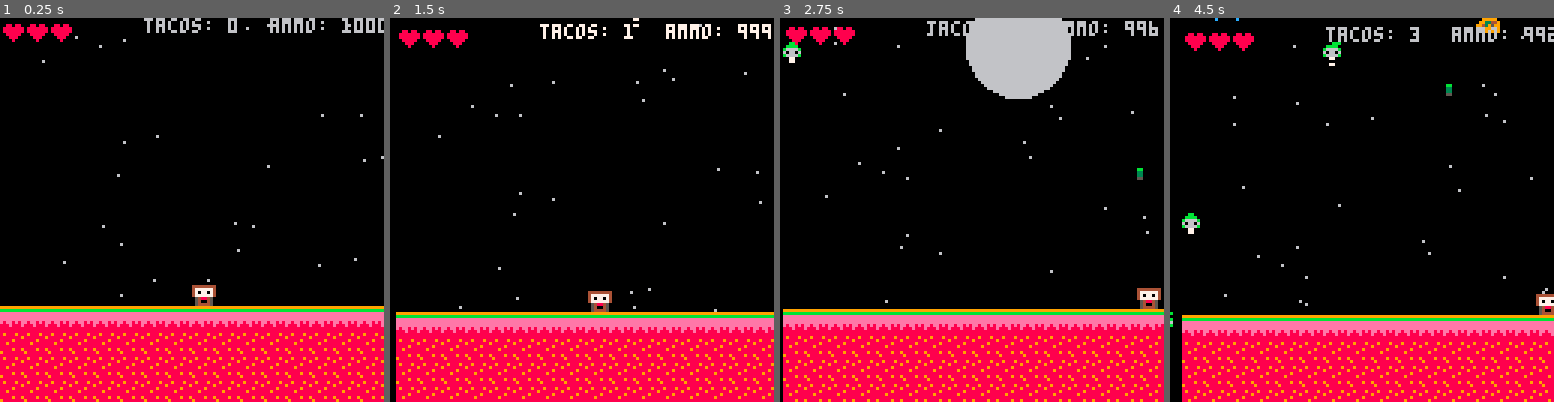
Above: before the commit, frames 1-4 (left to right).
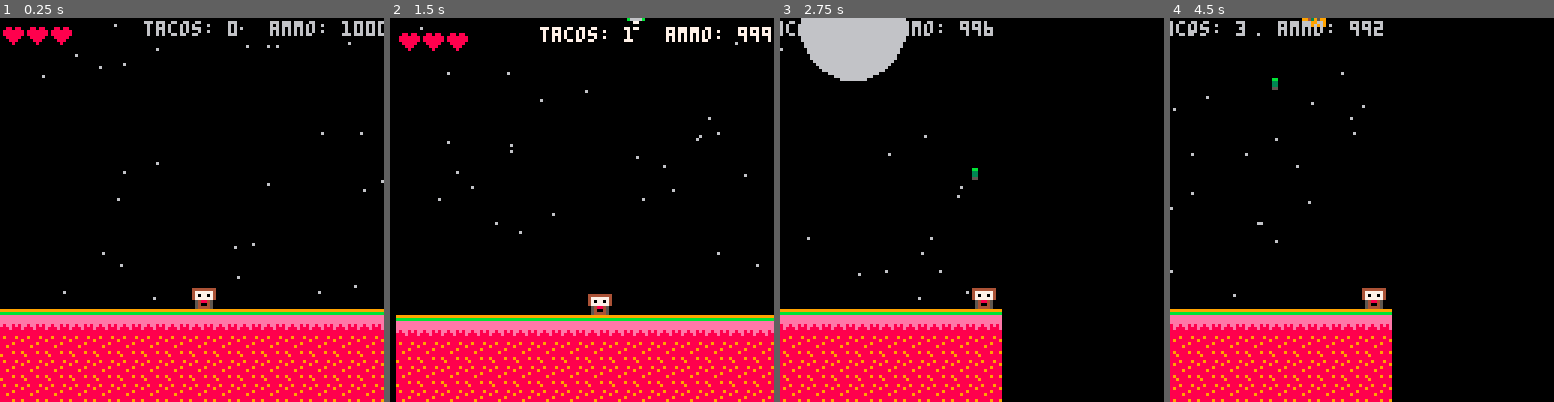
Above: after the commit, the same moments.

Repository: simgish/pico-8
Game: PICO-8 cartridge tacos.p8
Two runs of this game, one before a commit and one after it. Both use one fixed random seed, a clock stepped at 60 frames per second and the inputs below.
Inputs:
- Up to frame 1 (0.25 s): no input
- Up to frame 2 (1.5 s): tap X (X key) at 0.33, 1.07 s; tap O (Z key) at 0.7 s
- Up to frame 3 (2.75 s): hold Right 1.6-2.1 s; tap O (Z key) at 1.7, 2.1, 2.5 s; tap X (X key) at 1.85 s; hold Right from 2.47 s (still down)
- Up to frame 4 (4.5 s): tap O (Z key) every 0.4 s from 2.9 to 4.1 s; tap X (X key) at 2.97, 4.08 s; release Right at 3.03 s; hold Left 3.08-3.58 s; hold Right from 4.02 s (still down)

The runs differ from the first frame. In frame 1, 9.2% of the frame differs, in the area x 0-100%, y 0-100%; in frame 2, 8.6%; in frame 3, 24%; in frame 4, 18%.

Commit message:
add hit()

Diff:
--- a/tacos.p8
+++ b/tacos.p8
@@ -65,9 +65,7 @@
 
 		foreach(enemies, function(e)
 			if (collide(b,e)) then
-				explosion(e)
-				shake(15)
-				e.destroy()
+				e.hit(b)
 				del(bullets,b)
 				score+=1
 			end
@@ -174,7 +172,7 @@
 		local star = {
 			x=rnd(128),
 			y=rnd(128),
-			dy=rnd(0.3)+0.3
+			dy=rnd(0.5)+1
 		}
 
 	 add(stars,star)
@@ -208,11 +206,13 @@
 
 	if (shaking and shaketimer > 0) then
 		amt = shaketimer/2
-		local _x = rnd(amt)-amt
-		local _y = rnd(amt)-amt
+		local _x = p.x - 64 + rnd(amt)-amt
+		local _y = p.y - 90 + rnd(amt)-amt
 
 		camera(_x, _y)
 		shaketimer-=1
+	else
+		camera(p.x - 64, p.y - 90)
 	end
 end
 
@@ -274,14 +274,24 @@
 		sp=32,
 		index=1,
 		anim={32,33},
-		hitbox={x=0,y=0,w=6,h=8}
+		hitbox={x=0,y=0,w=6,h=8},
+		hp=1
 	}
 
 	s.update = function() end
+
+	-- bounceback
+	s.hit = function(obj)
+		s.y-=rnd(4)+4
+		s.hp-=1
+		if (s.hp < 1) s.destroy()
+	end
 
 	s.destroy = function()
 		sfx(1)
 		del(enemies,s)
+		explosion(s)
+		shake(15)
 	end
 
 	add(enemies,s)
@@ -297,6 +307,7 @@
 		anim={34,35},
 		hitbox={x=0,y=0,w=8,h=8},
 		lastshot=rnd(128),
+		hp=2
 	}
 
 	s.update = function()
@@ -321,9 +332,18 @@
 		sfx(0)
 	end
 
+	s.hit = function(obj)
+		s.y-=rnd(4)+4
+		s.hp-=1
+		shake(3)
+		if (s.hp < 1) s.destroy()
+	end
+
 	s.destroy = function()
 		sfx(1)
 		del(enemies,s)
+		explosion(s)
+		shake(15)
 	end
 
 	add(enemies,s)
@@ -362,11 +382,11 @@
 __gfx__
 000000004444444407777770944a4494000000000000000000000000000000000000000008800880088088000000000000000000000000000000000000000000
 0000000047777774700000074a999a9a000000000000000000000000000000000000000088888888888888800000000000000000000000000000000000000000
-007007004707707440000004a907709400000000000000000000000000000000009999908888ee88888888800000000000000000000000000000000000000000
-0007700047777774400000044a9a99a9000000000000000000000000000000000993344988888e88088888000000000000000000000000000000000000000000
-000770000548845040888004a5488490000000000000000000000000000000009943959908888880008880000000000000000000000000000000000000000000
-00700700054004504777777405400450000000000000000000000000000000009459999900888800000800000000000000000000000000000000000000000000
-00000000054444504544445405444450000000000000000000000000000000009999999900088000000000000000000000000000000000000000000000000000
+007007004707707440000004a907709400000000000000000099999000999990009999908888ee88888888800000000000000000000000000000000000000000
+0007700047777774400000044a9a99a9000000000000000009933449099334490993344988888e88088888000000000000000000000000000000000000000000
+000770000548845040888004a5488490000000000000000099439599994395999943959908888880008880000000000000000000000000000000000000000000
+00700700054004504777777405400450000000000000000094599999945999999459999900888800000800000000000000000000000000000000000000000000
+00000000054444504544445405444450000000000000000099999999999999999999999900088000000000000000000000000000000000000000000000000000
 00000000000ee000000ee000000ee000000000000000000000000000000000000000000000000000000000000000000000000000000000000000000000000000
 00000000000000000000000000000000000000000000000000000000000000000000000000000000000000000000000000000000000000000000000000000000
 00000000000000000000000000000000000000000000000000000000000000000000000000000000000000000000000000000000000000000000000000000000
